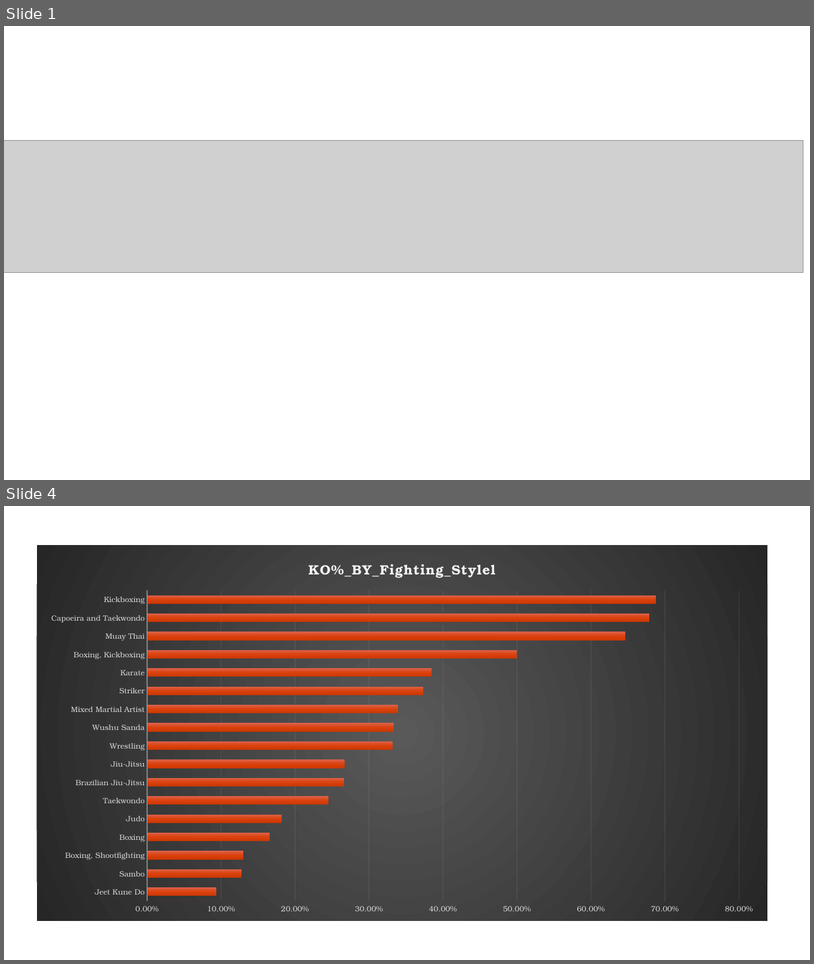
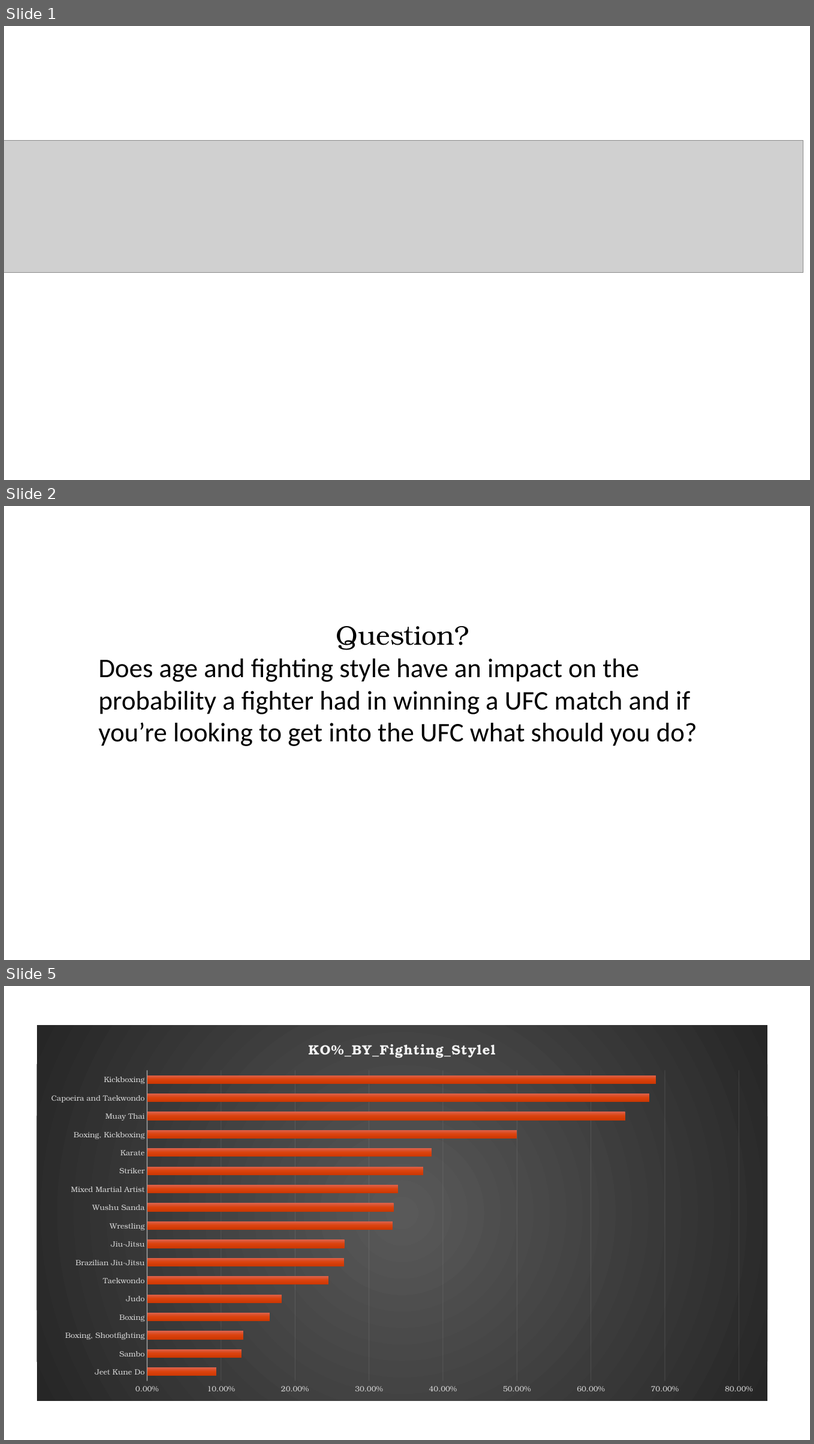
Before and after one commit to WillS78/final-project, a slide deck: Final Project Presentation.pptx. Shown one above the other, each under a label of ours: slides 1 and 4 before the commit, slides 1, 2 and 5 after it; the slides between them are not shown. The pictures are 814x964 and 814x1444 pixels, drawn with LibreOffice and Linux fonts; fonts in the diff are those of the drawing; grey boxes stand for pictures; background and template pictures are left out. Boxes give left, top, right and bottom in pixels: in the first picture for what was removed or moved away, otherwise in the second. Text is boxed around its words. In the diff, an @@ line names an element or a change of style, - is before the commit and + after.

```diff
--- a/Final Project Presentation.pptx
+++ b/Final Project Presentation.pptx
@@ slide 2 added at (4,506,810,960), background #FFFFFF; not listed: 1 template element that a slide beside it also shows @@
@@ text added at (99,626,698,746), 32 pt, text #000000 @@
+Question?
+Does age and fighting style have an impact on the probability a fighter had in winning a UFC match and if you’re looking to get into the UFC what should you do?
@@ what was slide 4 is now slide 5 @@
```
